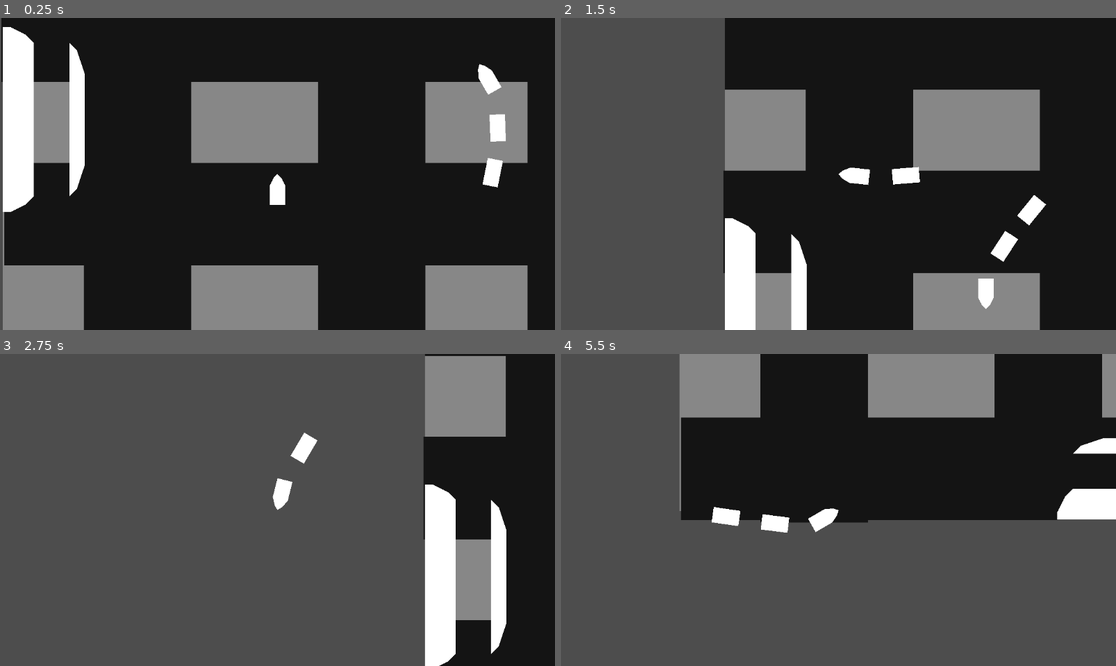
Above: before the commit, frames 1-4 (two rows, left to right).
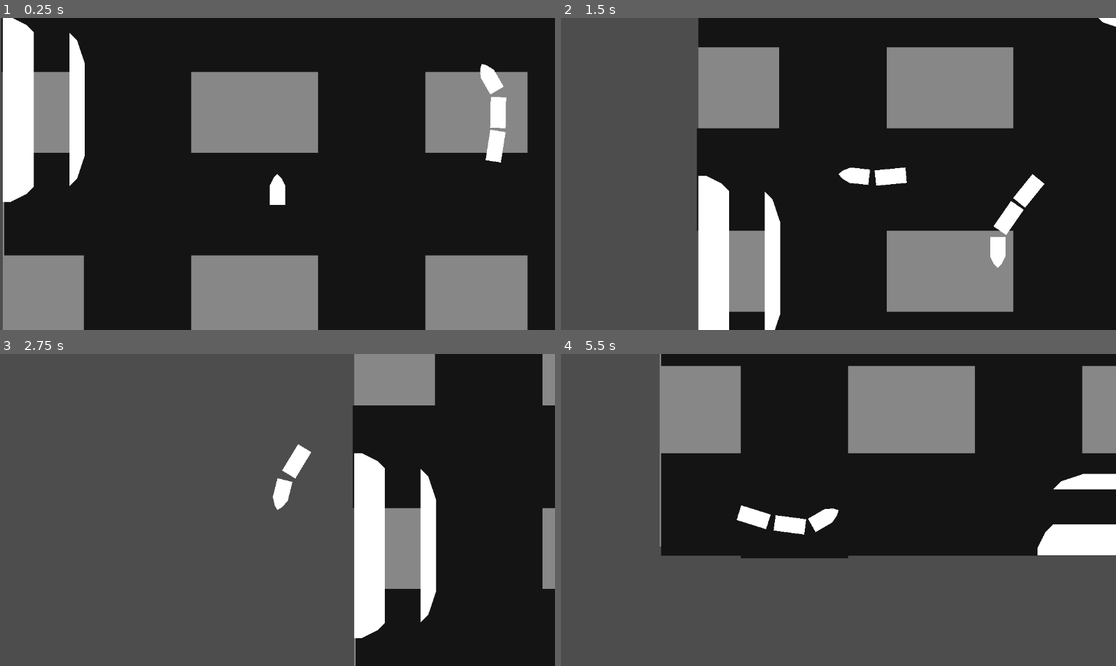
Above: after the commit, the same moments.

Repository: GodMadeEarth/Godot-Wild-Jam-59
Game: Godot game, scene res://sences/game.tscn
Same seed, same stepped clock (60 frames per second), same inputs: the game is played once before the commit and once after it.
Inputs:
- Up to frame 1 (0.25 s): no input
- Up to frame 2 (1.5 s): hold Up (ui_up) 0.53-1.28 s; hold A (Move_L) 0.53-1.28 s; hold Down (ui_down) from 1.28 s (still down); tap D (Move_R) at 1.35 s
- Up to frame 3 (2.75 s): release Down (ui_down) at 2.03 s; hold Up (ui_up) from 2.03 s (still down); hold A (Move_L) from 2.03 s (still down)
- Up to frame 4 (5.5 s): release A (Move_L) at 2.78 s; tap D (Move_R) at 2.85, 4.35 s; release Up (ui_up) at 3.53 s; hold A (Move_L) 3.53-4.28 s; hold Down (ui_down) from 3.53 s (still down); hold A (Move_L) from 5.03 s (still down)

The runs differ from the first frame. In frame 1, 6.1% of the frame differs, in the area x 0-96%, y 0-80%; in frame 2, 27%, in the area x 24-100%, y 0-100%; in frame 3, 23%; in frame 4, 22%.

Commit message:
Updated Center of Mass

Diff:
--- a/Godot-wild-jam-59/sences/Trains/Train.gd
+++ b/Godot-wild-jam-59/sences/Trains/Train.gd
@@ -6,7 +6,8 @@
 var rotation_speed:float = PI/1.5
 var rotation_direction:= 0.0 : set = set_dir, get = get_dir
 @onready var last_cart = self
-@export var cart_spacing = 32
+@export var cart_spacing = 30
+
 # Called when the node enters the scene tree for the first time.
 func _ready():
 
--- a/Godot-wild-jam-59/sences/Trains/base_train_head.tscn
+++ b/Godot-wild-jam-59/sences/Trains/base_train_head.tscn
@@ -20,14 +20,18 @@
 
 [node name="CollisionPolygon2D" type="CollisionPolygon2D" parent="."]
 position = Vector2(-8, 49)
-polygon = PackedVector2Array(2.86102e-05, -41, -7.99997, -25, -7.99997, 7, 24, 7, 24, -25, 16, -41, 8.00003, -49)
+polygon = PackedVector2Array(-7.99997, -18, -7.99997, 7, 24, 7, 24, -18, 8.00003, -41)
 
 [node name="PinJoint2D" type="PinJoint2D" parent="."]
 position = Vector2(4.00543e-05, 72)
 node_a = NodePath("..")
+disable_collision = false
 
 [node name="StaticBody2D" type="StaticBody2D" parent="."]
 physics_material_override = SubResource("PhysicsMaterial_u0kt4")
 
 [node name="CollisionPolygon2D" type="CollisionPolygon2D" parent="StaticBody2D"]
 polygon = PackedVector2Array(-16, 59, -16, 57, 16, 57, 16, 59, 2.89679e-05, 64)
+
+[node name="CollisionPolygon2D2" type="CollisionPolygon2D" parent="StaticBody2D"]
+polygon = PackedVector2Array(2.89679e-05, 0, 8.00003, 8, 16, 24, 2.89679e-05, 1, -16, 24, -7.99997, 8)
--- a/Godot-wild-jam-59/sences/Trains/train_cart.tscn
+++ b/Godot-wild-jam-59/sences/Trains/train_cart.tscn
@@ -7,14 +7,13 @@
 metadata/_edit_group_ = true
 
 [node name="Polygon2D" type="Polygon2D" parent="."]
-position = Vector2(-8.00003, 8)
-polygon = PackedVector2Array(-8, -8, -8, 48, 24, 48, 24, -8)
+position = Vector2(-8, -16)
+polygon = PackedVector2Array(-8, -16, -8, 48, 24, 48, 24, -16)
 
 [node name="CollisionPolygon2D" type="CollisionPolygon2D" parent="."]
-position = Vector2(-8.00003, 8)
-polygon = PackedVector2Array(-8, -8, -8, 48, 24, 48, 24, -8)
+position = Vector2(-8, -16)
+polygon = PackedVector2Array(-8, -16, -8, 48, 24, 48, 24, -16)
 
 [node name="PinJoint2D" type="PinJoint2D" parent="."]
-position = Vector2(0, 62)
+position = Vector2(0, 40)
 node_a = NodePath("..")
-disable_collision = false
